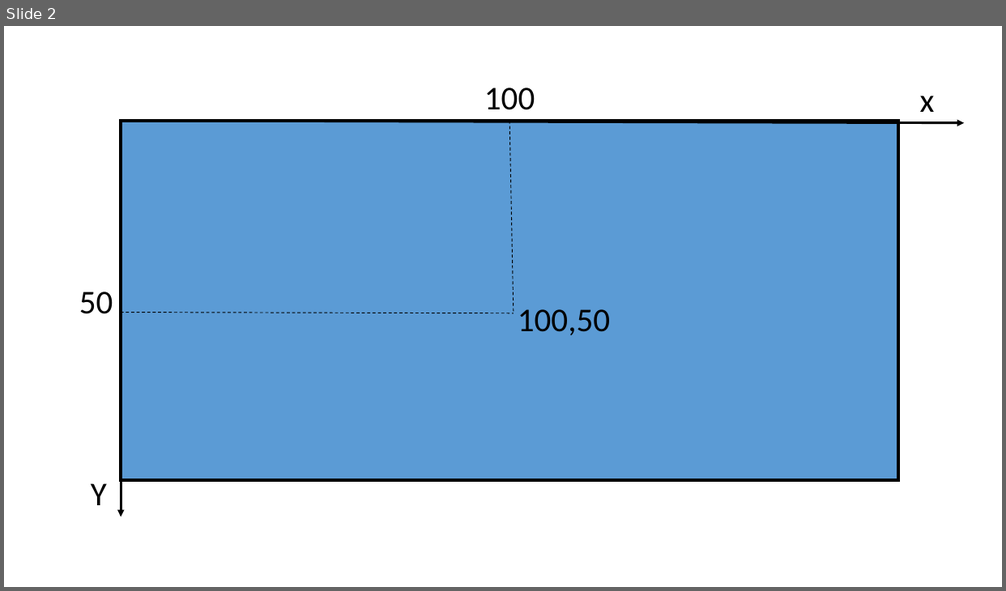
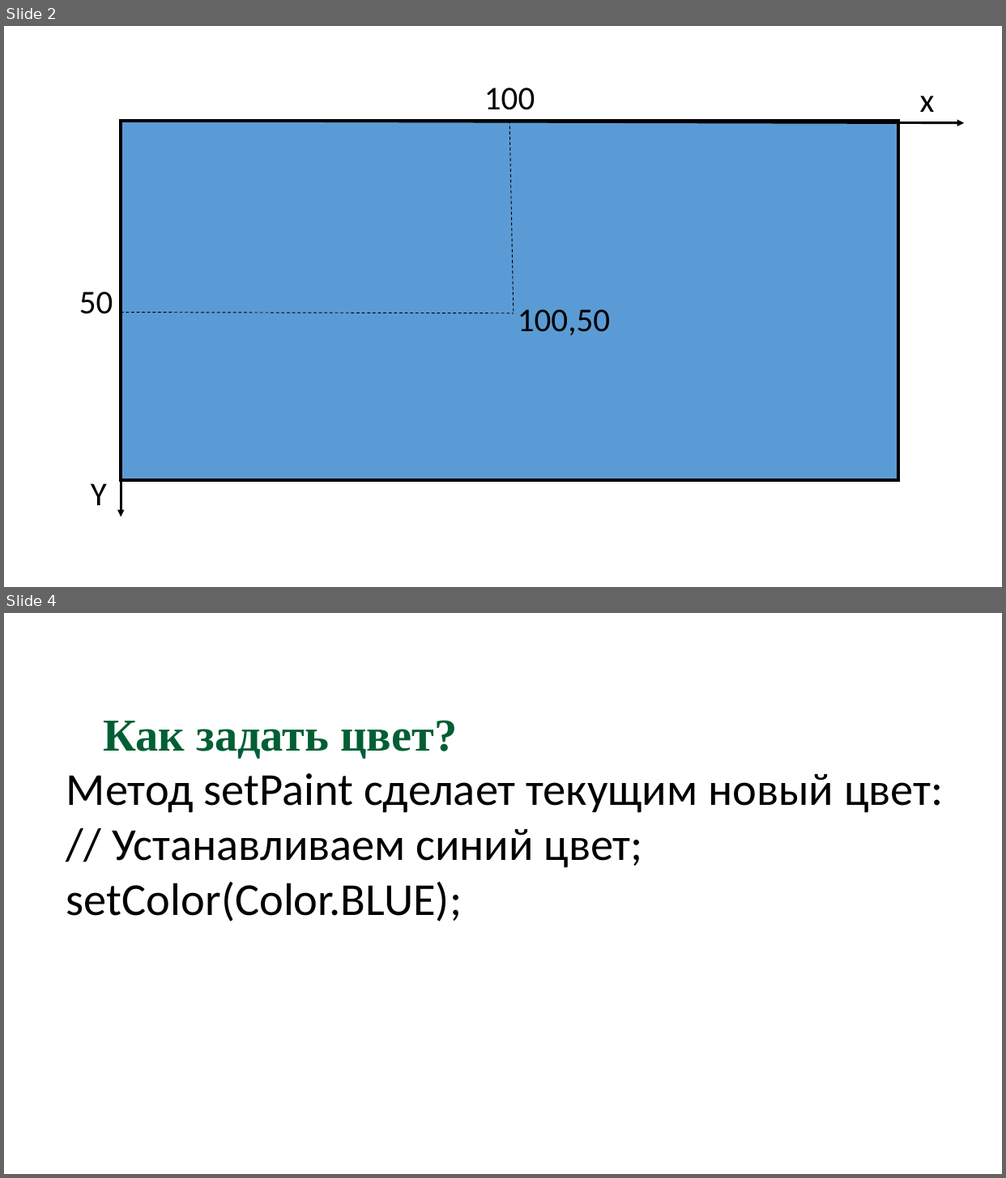
Before and after one commit to svetlanadegteva/presentation, a slide deck: модуль 1/Графика.pptx. Shown one above the other, each under a label of ours: slide 2 before the commit, slides 2 and 4 after it; the slides between them are not shown. The pictures are 1006x591 and 1006x1178 pixels, drawn with LibreOffice and Linux fonts; fonts in the diff are those of the drawing. Boxes give left, top, right and bottom in pixels: in the first picture for what was removed or moved away, otherwise in the second. Text is boxed around its words. In the diff, an @@ line names an element or a change of style, - is before the commit and + after.

```diff
--- a/модуль 1/Графика.pptx
+++ b/модуль 1/Графика.pptx
@@ slide 4 added at [4, 613, 1002, 1174], background #FFFFFF @@
@@ text added at [66, 720, 943, 922], 44 pt, text #000000 @@
+Как задать цвет?
+Метод setPaint сделает текущим новый цвет:
+// Устанавливаем синий цвет;
+setColor(Color.BLUE);
```
Also in this commit, not shown: 4 slides changed.
